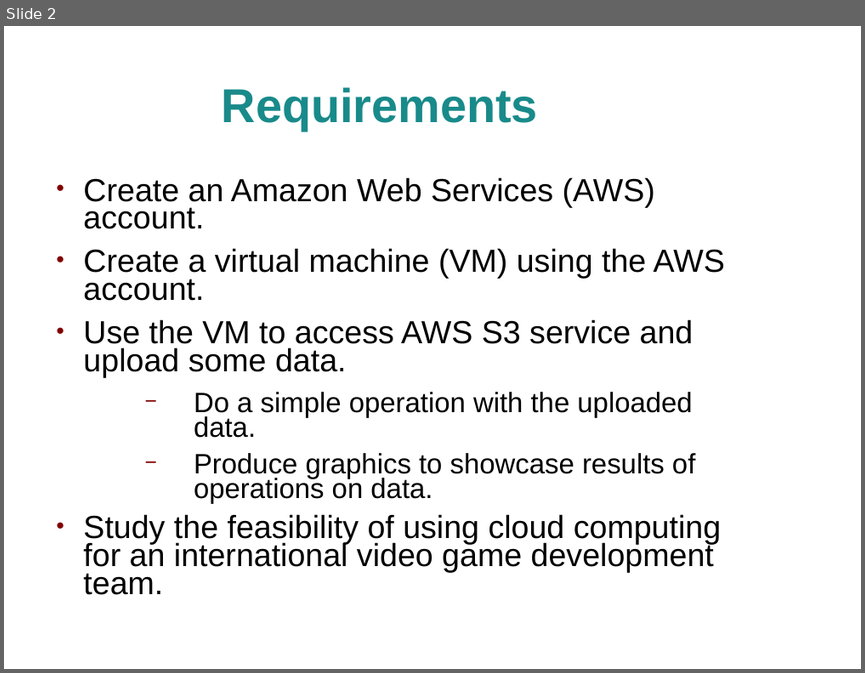
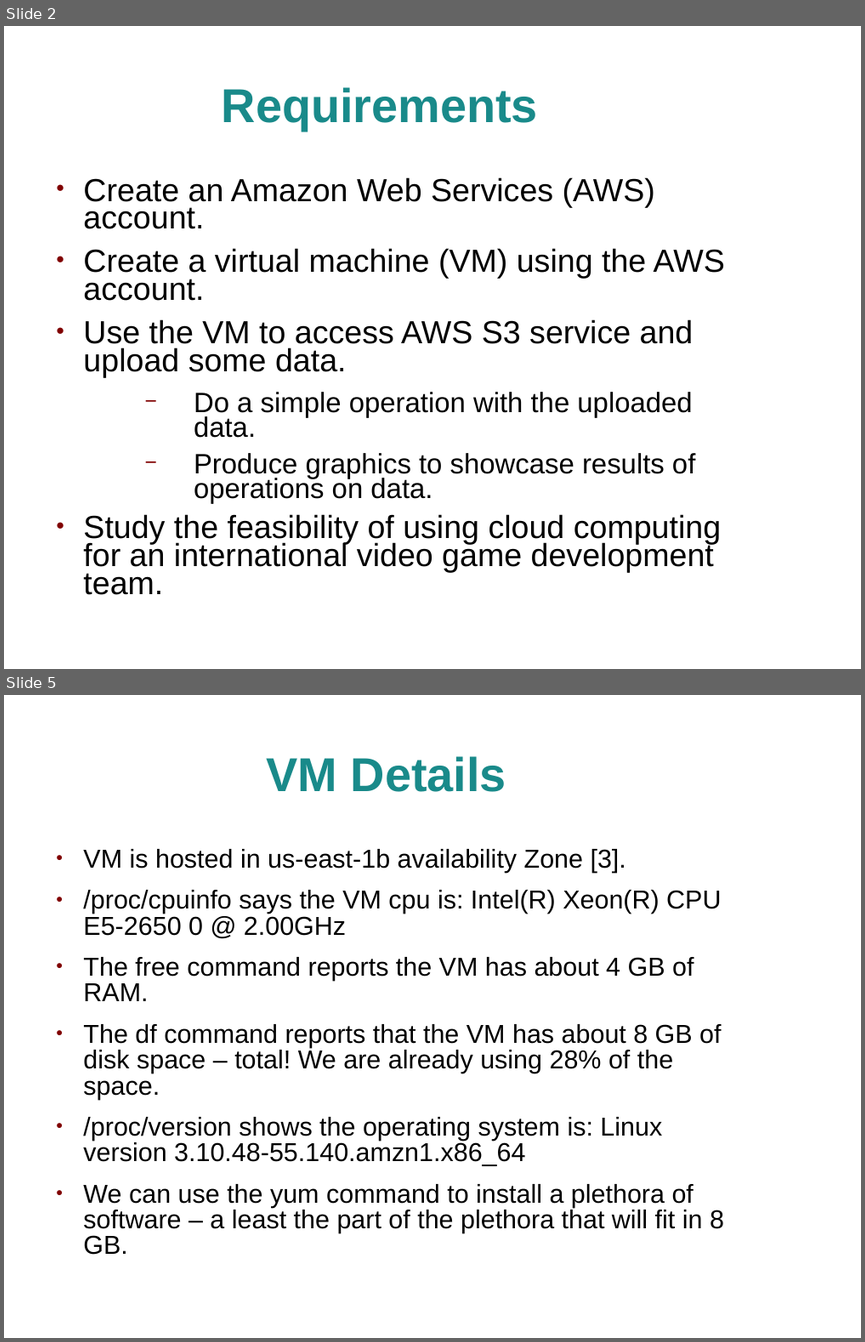
Before and after one commit to jhancock1975/cloud, a slide deck: assignment-1/assignment-1.ppt. Shown one above the other, each under a label of ours: slide 2 before the commit, slides 2 and 5 after it; the slides between them are not shown. The pictures are 865x673 and 865x1342 pixels, drawn with LibreOffice and Linux fonts; fonts in the diff are those of the drawing; background and template pictures are left out. Boxes give left, top, right and bottom in pixels: in the first picture for what was removed or moved away, otherwise in the second. Text is boxed around its words. In the diff, an @@ line names an element or a change of style, - is before the commit and + after.

```diff
--- a/assignment-1/assignment-1.ppt
+++ b/assignment-1/assignment-1.ppt
@@ slide 5 added at (x1=4, y1=695, x2=861, y2=1338), background picture (left out) @@
@@ title added at (x1=267, y1=756, x2=506, y2=792), 44 pt, text #198A8A, bold @@
+VM Details
@@ text added at (x1=83, y1=849, x2=724, y2=1254), 24 pt, text #000000 @@
+● VM is hosted in us-east-1b availability Zone [3].
+● /proc/cpuinfo says the VM cpu is: Intel(R) Xeon(R) CPU E5-2650 0 @ 2.00GHz
+● The free command reports the VM has about 4 GB of RAM.
+● The df command reports that the VM has about 8 GB of disk space – total! We are already using 28% of the space.
+● /proc/version shows the operating system is: Linux version 3.10.48-55.140.amzn1.x86_64
+● We can use the yum command to install a plethora of software – a least the part of the plethora that will fit in 8 GB.
```
Also in this commit, not shown: 2 slides changed, 3 other slides added, 1 other file.
